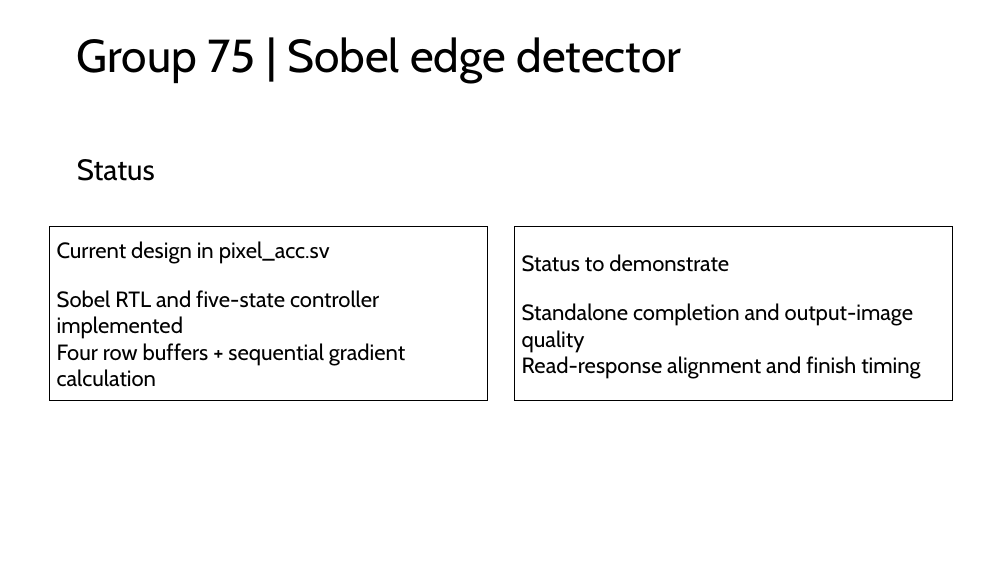
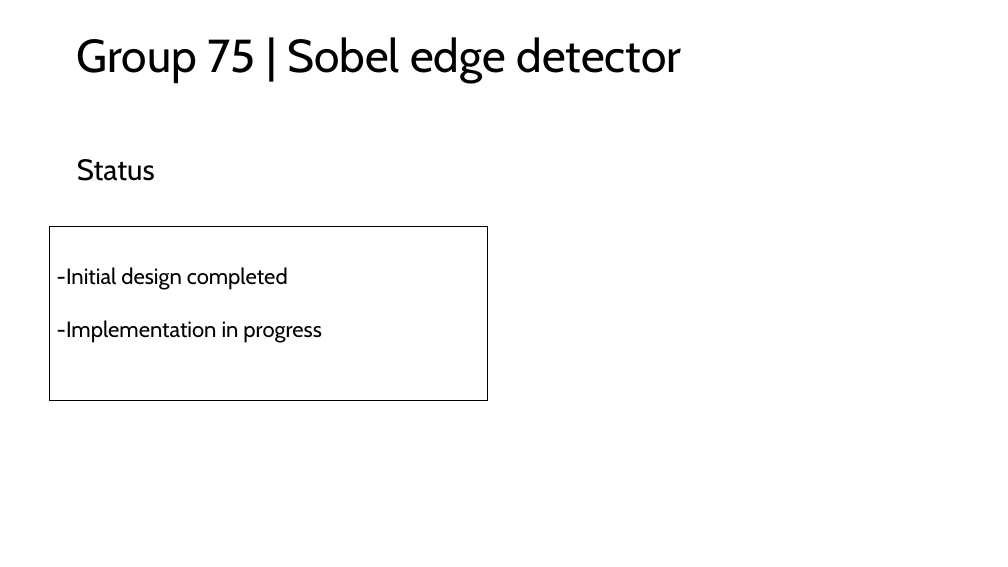
Before and after one commit to madsamtoft/G75-Didactic-SoC, a slide deck: slide 2 of assignment/SOBEL_TASK1_PP.pptx. Drawn at 1008x567 pixels with LibreOffice and Linux fonts; fonts in the diff are those of the drawing. Boxes give left, top, right and bottom in pixels: in the first picture for what was removed or moved away, otherwise in the second. Text is boxed around its words. In the diff, an @@ line names an element or a change of style, - is before the commit and + after.

Commit message:
powerpoint update

```diff
--- a/assignment/SOBEL_TASK1_PP.pptx
+++ b/assignment/SOBEL_TASK1_PP.pptx
@@ rectangle removed at (514,227,953,401) @@
-Status to demonstrate
-Standalone completion and output-image quality
-Read-response alignment and finish timing
@@ text in rectangle at (57,267,322,343): text changed @@
-Current design in pixel_acc.sv
-Sobel RTL and five-state controller implemented
-Four row buffers + sequential gradient calculation
+-Initial design completed
+-Implementation in progress
```
Also in this commit, not shown: 3 other slides changed, 1 slide added, 1 slide removed.
